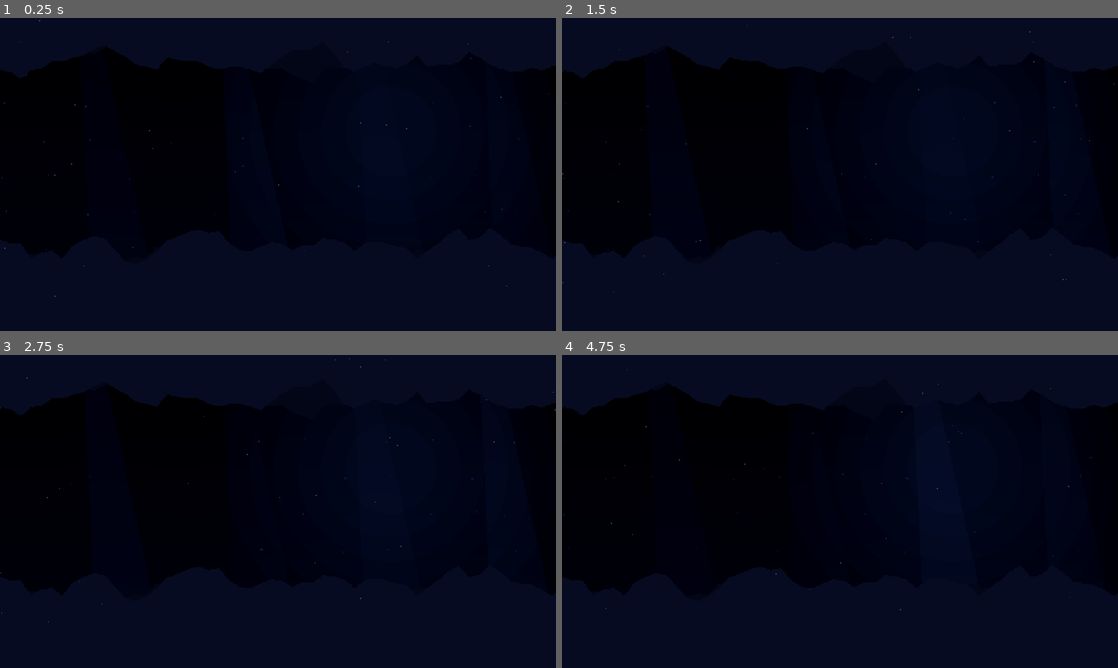
Above: before the commit, frames 1-4 (two rows, left to right).
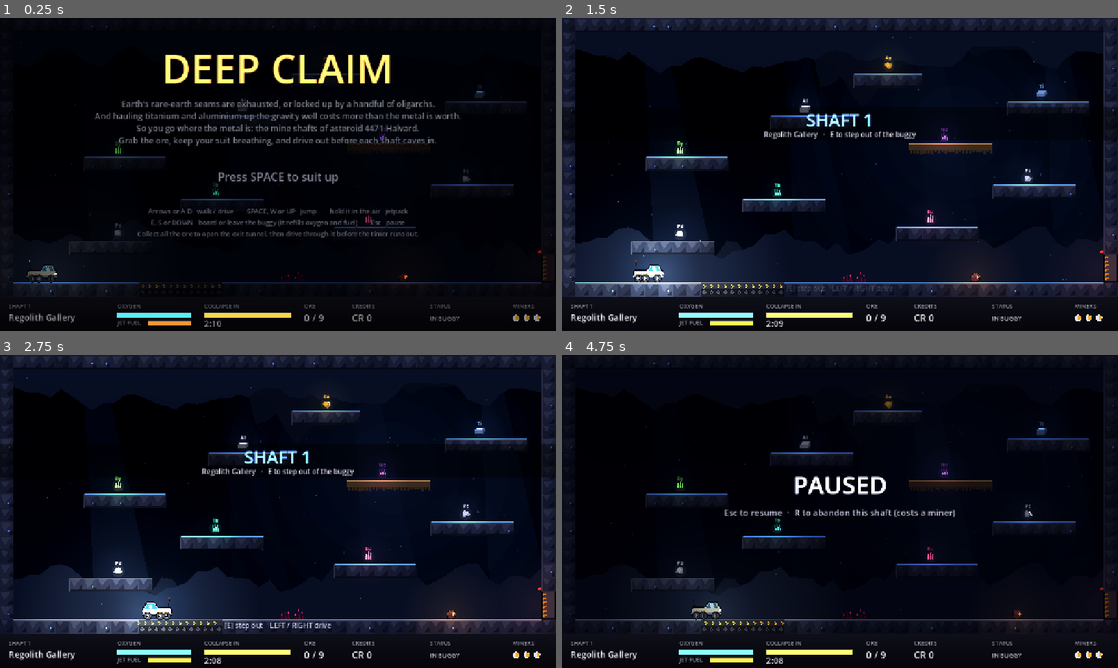
Above: after the commit, the same moments.

Repository: david-brandt-the-icelander/retro-games
Game: Godot game, scene res://main.tscn
The game is run twice, just before and just after one commit, with the same random seed, the same clock (stepped at 60 frames per second) and the same inputs.
Inputs:
- Up to frame 1 (0.25 s): no input
- Up to frame 2 (1.5 s): tap Enter at 0.5 s; hold Right (move_right) from 0.53 s (still down); tap E (interact) at 0.6 s; tap Space (jump) at 0.77 s; tap Z at 1.35 s
- Up to frame 3 (2.75 s): tap Space (jump) at 1.52 s; release Right (move_right) at 2.03 s; hold Left (move_left) from 2.03 s (still down); tap X at 2.1 s
- Up to frame 4 (4.75 s): release Left (move_left) at 2.78 s; hold Right (move_right) 2.78-4.28 s; tap P at 2.85 s; tap Space (jump) at 3.02, 3.77, 4.52 s; tap Enter at 3.6 s; hold Left (move_left) from 4.28 s (still down); tap Keypad Enter at 4.35 s

The runs differ from the first frame. In frame 1, 16% of the frame differs, in the area x 0-100%, y 0-100%; in frame 2, 17%; in frame 3, 18%; in frame 4, 7.2%.
Error before the commit: Parse Error: Identifier "white" not declared in the current scope. Did you mean to use "WHITE"? (res://scripts/hud.gd:227)

Commit message:
Deep Claim: fix the victory page's undeclared colour
The new draw functions used a local variable of the HUD's draw method, so the
script failed to compile and every Godot test failed.

Co-Authored-By: Claude Sonnet 5.5 <noreply@anthropic.com>
Claude-Session: https://claude.ai/code/session_015ZiMTL2RWwLPR5Fa3xPP8c

Diff:
--- a/games/deep-claim/godot/scripts/hud.gd
+++ b/games/deep-claim/godot/scripts/hud.gd
@@ -224,8 +224,8 @@
 	for i in rows.size():
 		var y := 315.0 + i * 40.0
 		var big: bool = i == 3
-		_text(Vector2(360, y), rows[i][0], 24 if big else 20, white if big else Color(0.75, 0.78, 0.9))
-		_text(Vector2(0, y), rows[i][1], 24 if big else 20, gold if big else white, HORIZONTAL_ALIGNMENT_RIGHT, 920)
+		_text(Vector2(360, y), rows[i][0], 24 if big else 20, Color(0.75, 0.78, 0.9))
+		_text(Vector2(0, y), rows[i][1], 24 if big else 20, gold if big else Color(0.95, 0.95, 1.0), HORIZONTAL_ALIGNMENT_RIGHT, 920)
 	if main.last_rank >= 0:
 		var msg := "NEW BEST HAUL!" if main.last_rank == 0 else "A place on the table: number %d" % (main.last_rank + 1)
 		_text(Vector2(0, 540), msg, 26, Color(2.4, 2.0, 1.0, 0.7 + 0.3 * sin(tt * 5.0)), HORIZONTAL_ALIGNMENT_CENTER, 1280)
